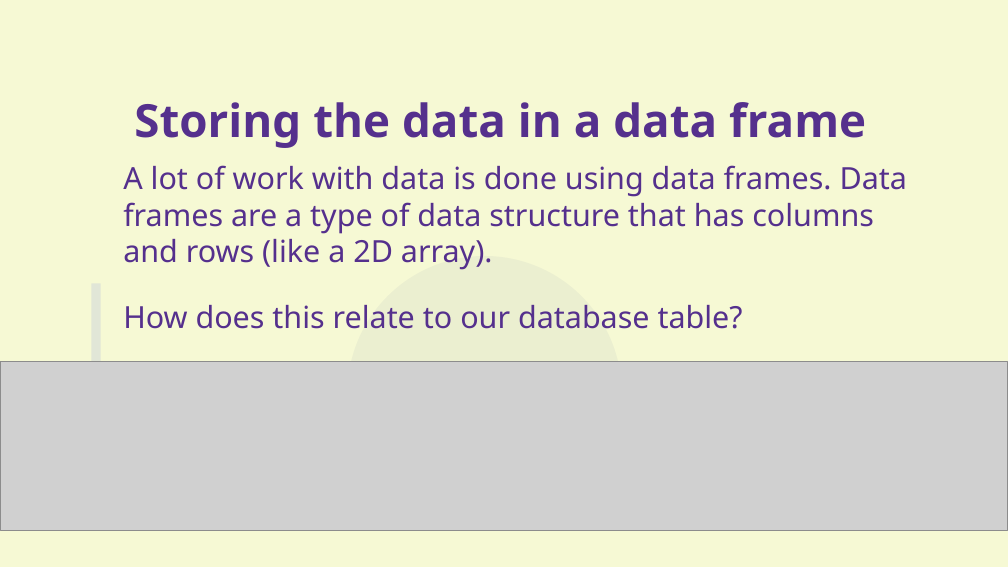
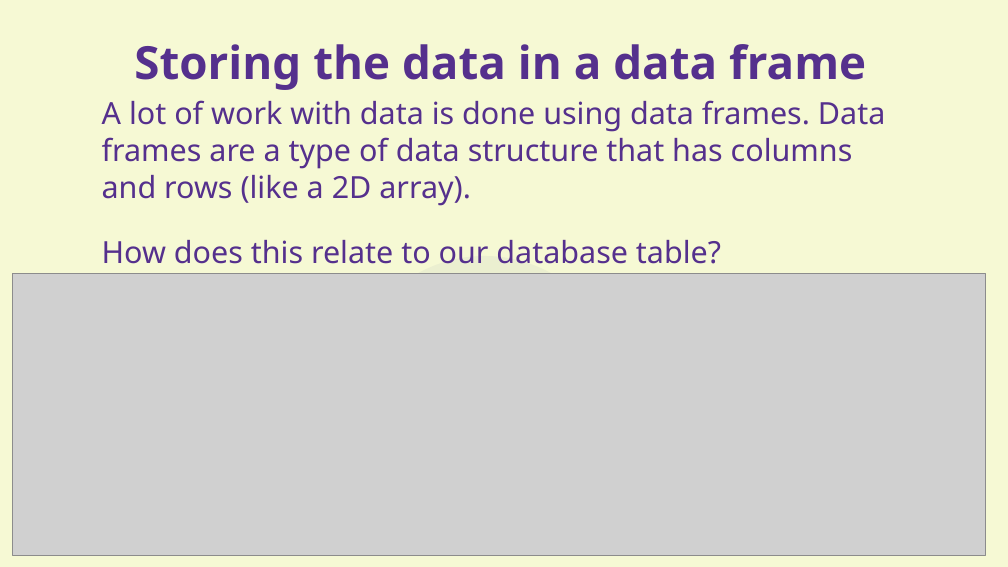
Before and after one commit to aram-de/aas_workshop_pub, a slide deck: slide 27 of presentation_KhanRev.odp. Drawn at 1008x567 pixels with LibreOffice and Linux fonts; fonts in the diff are those of the drawing; grey boxes stand for pictures. Boxes give left, top, right and bottom in pixels: in the first picture for what was removed or moved away, otherwise in the second. Text is boxed around its words. In the diff, an @@ line names an element or a change of style, - is before the commit and + after.

```diff
--- a/presentation_KhanRev.odp
+++ b/presentation_KhanRev.odp
@@ title "Storing the data in a ...": place and size @@
-title "Storing the data in a ..." at bbox=[134, 102, 866, 148]
+title "Storing the data in a ..." at bbox=[134, 44, 866, 90]
@@ text "A lot of work with ...": place and size @@
-text "A lot of work with ..." at bbox=[123, 165, 907, 329]
+text "A lot of work with ..." at bbox=[102, 100, 885, 264]
@@ picture: place and size @@
-picture at bbox=[0, 362, 1008, 531]
+picture at bbox=[13, 273, 986, 555]
@@ rectangle removed at bbox=[91, 284, 101, 448] @@
```
Also in this commit, not shown: 26 other slides changed, 2 slides added, 5 slides removed, 2 other files.
